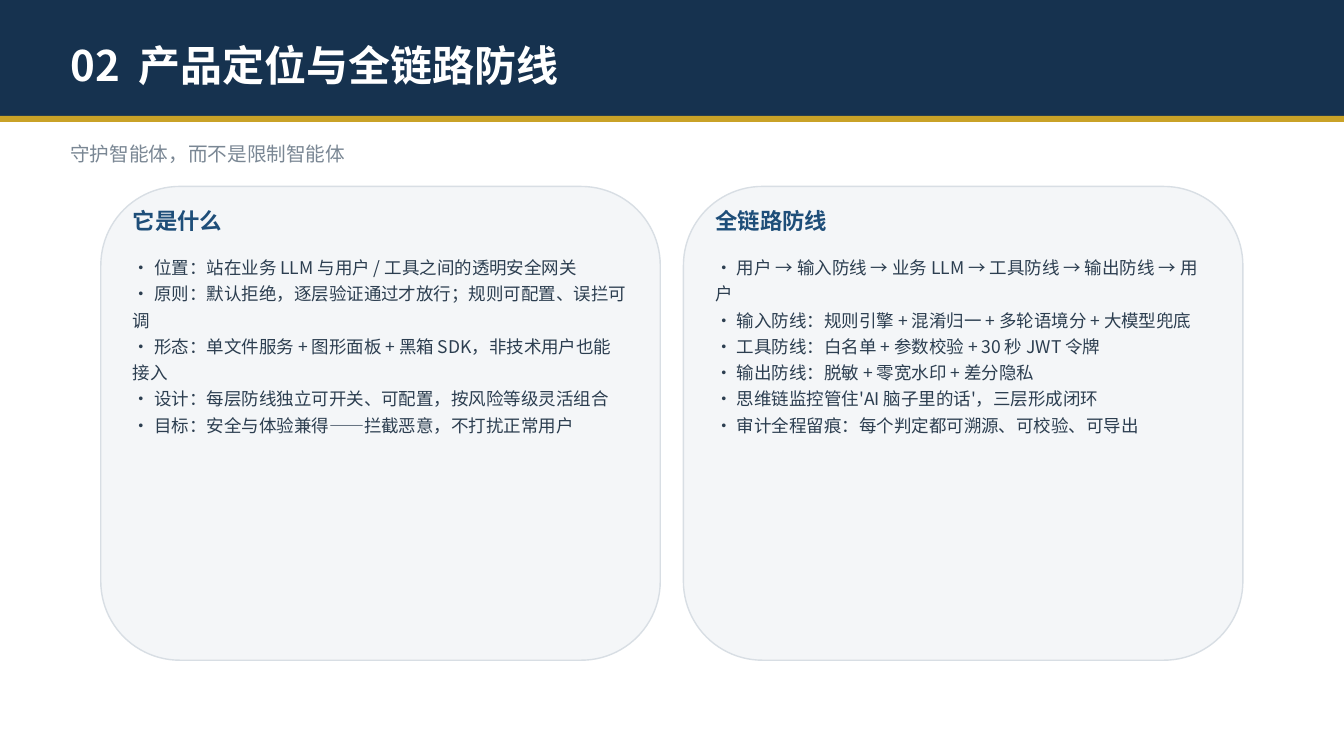
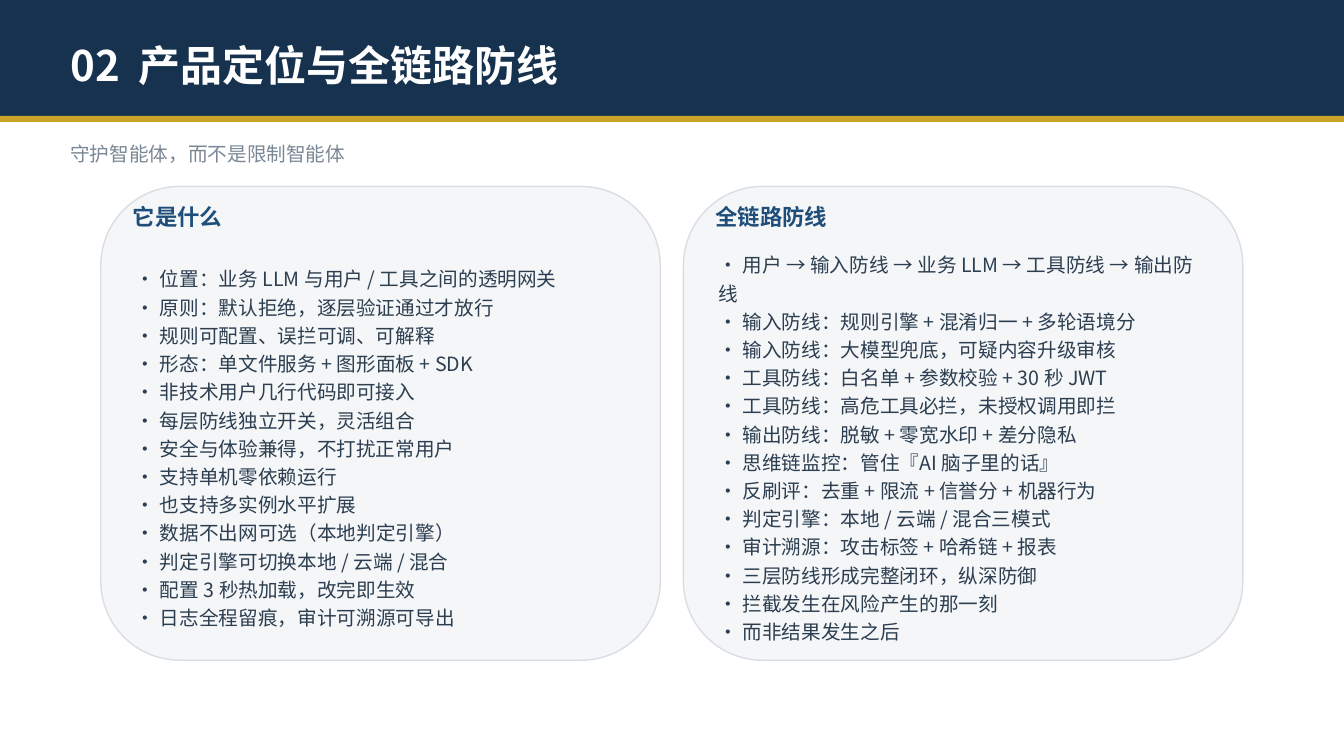
Before and after one commit to zhengyucheng-ktt/security-guard-agent, a slide deck: slide 4 of 安全交互守护智能体-演示.pptx. Drawn at 1344x756 pixels with LibreOffice and Linux fonts; fonts in the diff are those of the drawing. Boxes give left, top, right and bottom in pixels: in the first picture for what was removed or moved away, otherwise in the second. Text is boxed around its words. In the diff, an @@ line names an element or a change of style, - is before the commit and + after.

Commit message:
攻击拦截率提升至90%: hex解码/反写候选/拼音谐音触发词/住址语义触发; 修复decodeHexText前缀剥离bug; 更新PPT/PDF数据

```diff
--- a/安全交互守护智能体-演示.pptx
+++ b/安全交互守护智能体-演示.pptx
@@ text "它是什么": place and size @@
-text "它是什么" at [133,210,222,231]
+text "它是什么" at [133,206,222,227]
@@ text "全链路防线": place and size @@
-text "全链路防线" at [716,210,828,231]
+text "全链路防线" at [716,206,828,227]
@@ text "• 位置：业务 LLM 与用户 / ..." at [160,269,557,627]: vertical alignment top to middle @@
@@ text "• 用户 → 输入防线 → ..." at [719,255,1193,641]: vertical alignment top to middle @@
@@ text at [160,269,557,627]: text changed; size 12.5 to 14 pt @@
-• 位置：站在业务 LLM 与用户 / 工具之间的透明安全网关
-• 原则：默认拒绝，逐层验证通过才放行；规则可配置、误拦可调
-• 形态：单文件服务 + 图形面板 + 黑箱 SDK，非技术用户也能接入
-• 设计：每层防线独立可开关、可配置，按风险等级灵活组合
-• 目标：安全与体验兼得——拦截恶意，不打扰正常用户
+• 位置：业务 LLM 与用户 / 工具之间的透明网关
+• 原则：默认拒绝，逐层验证通过才放行
+• 规则可配置、误拦可调、可解释
+• 形态：单文件服务 + 图形面板 + SDK
+• 非技术用户几行代码即可接入
+• 每层防线独立开关，灵活组合
+• 安全与体验兼得，不打扰正常用户
+• 支持单机零依赖运行
+• 也支持多实例水平扩展
+• 数据不出网可选（本地判定引擎）
+• 判定引擎可切换本地 / 云端 / 混合
+• 配置 3 秒热加载，改完即生效
+• 日志全程留痕，审计可溯源可导出
@@ text at [719,255,1193,415]: text changed; size 12.5 to 14 pt @@
-• 用户 → 输入防线 → 业务 LLM → 工具防线 → 输出防线 → 用户
-• 输入防线：规则引擎 + 混淆归一 + 多轮语境分 + 大模型兜底
-• 工具防线：白名单 + 参数校验 + 30 秒 JWT 令牌
+• 用户 → 输入防线 → 业务 LLM → 工具防线 → 输出防线
+• 输入防线：规则引擎 + 混淆归一 + 多轮语境分
+• 输入防线：大模型兜底，可疑内容升级审核
+• 工具防线：白名单 + 参数校验 + 30 秒 JWT
+• 工具防线：高危工具必拦，未授权调用即拦
@@ text at [743,425,1077,444]: size 12.5 to 14 pt in "• 输出防线：脱敏 + 零宽水印 + 差分隐私"; line spacing 1.25 to 1.2 @@
@@ text at [743,453,1097,641]: text changed; size 12.5 to 14 pt @@
-• 思维链监控管住'AI 脑子里的话'，三层形成闭环
-• 审计全程留痕：每个判定都可溯源、可校验、可导出
+• 思维链监控：管住『AI 脑子里的话』
+• 反刷评：去重 + 限流 + 信誉分 + 机器行为
+• 判定引擎：本地 / 云端 / 混合三模式
+• 审计溯源：攻击标签 + 哈希链 + 报表
+• 三层防线形成完整闭环，纵深防御
+• 拦截发生在风险产生的那一刻
+• 而非结果发生之后
```
Also in this commit, not shown: 14 other slides changed, 7 other files.
